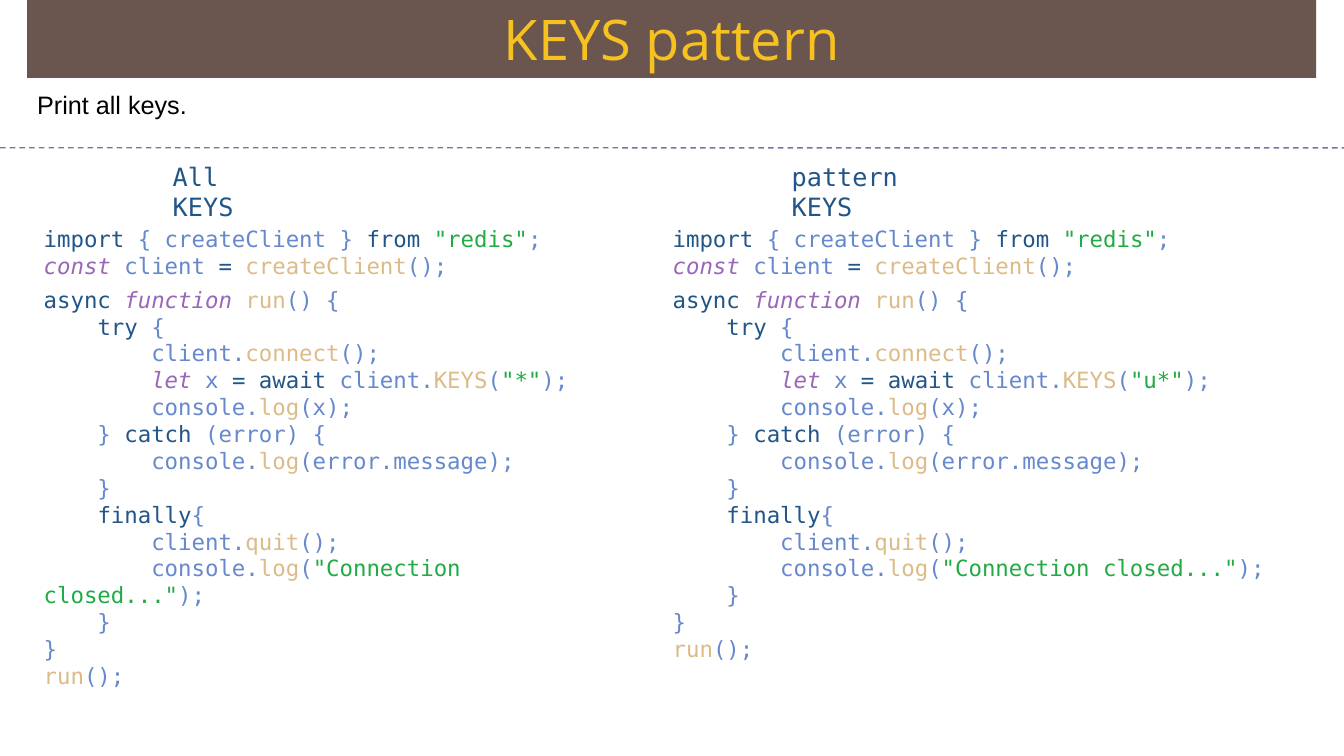
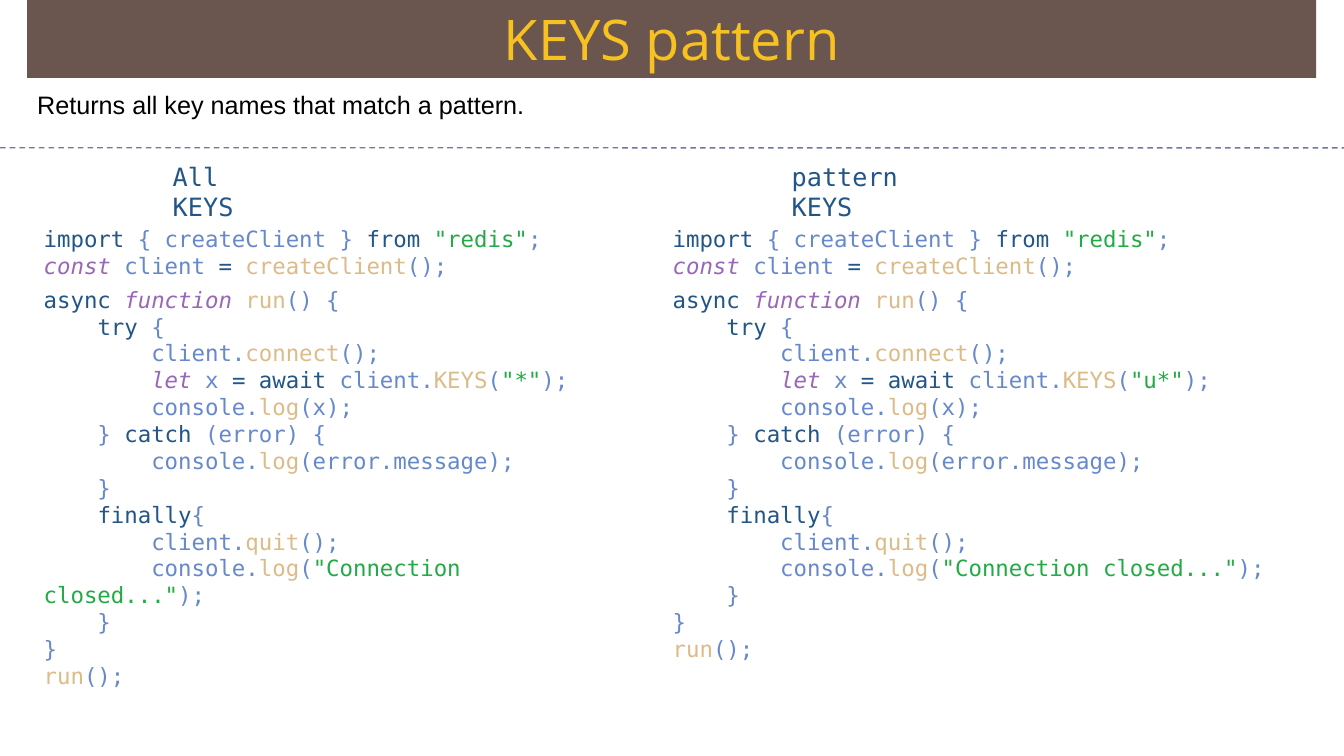
Before and after one commit to Saleel-Bagde/PPT-s, a slide deck: slide 103 of redis Ver2.pptx. Drawn at 1344x756 pixels with LibreOffice and Linux fonts; fonts in the diff are those of the drawing. Boxes give left, top, right and bottom in pixels: in the first picture for what was removed or moved away, otherwise in the second. Text is boxed around its words. In the diff, an @@ line names an element or a change of style, - is before the commit and + after.

```diff
--- a/redis Ver2.pptx
+++ b/redis Ver2.pptx
@@ text at (37,95,524,119): text changed @@
-Print all keys.
+Returns all key names that match a pattern.
```
Also in this commit, not shown: 2 other slides changed.
